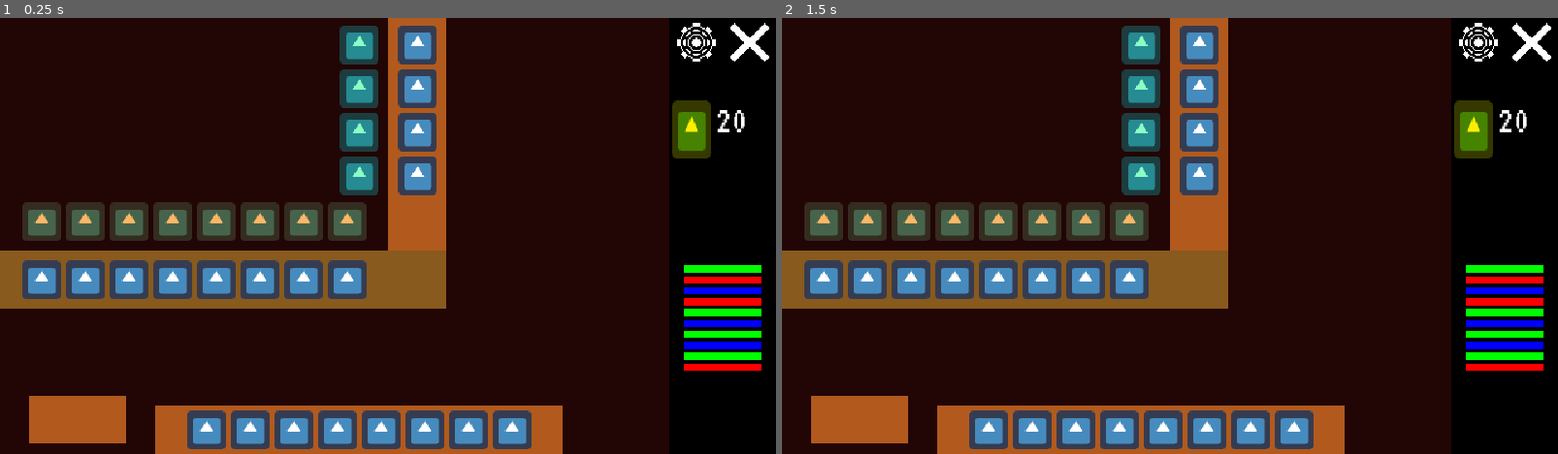
Above: before the commit, frames 1-2 (left to right).
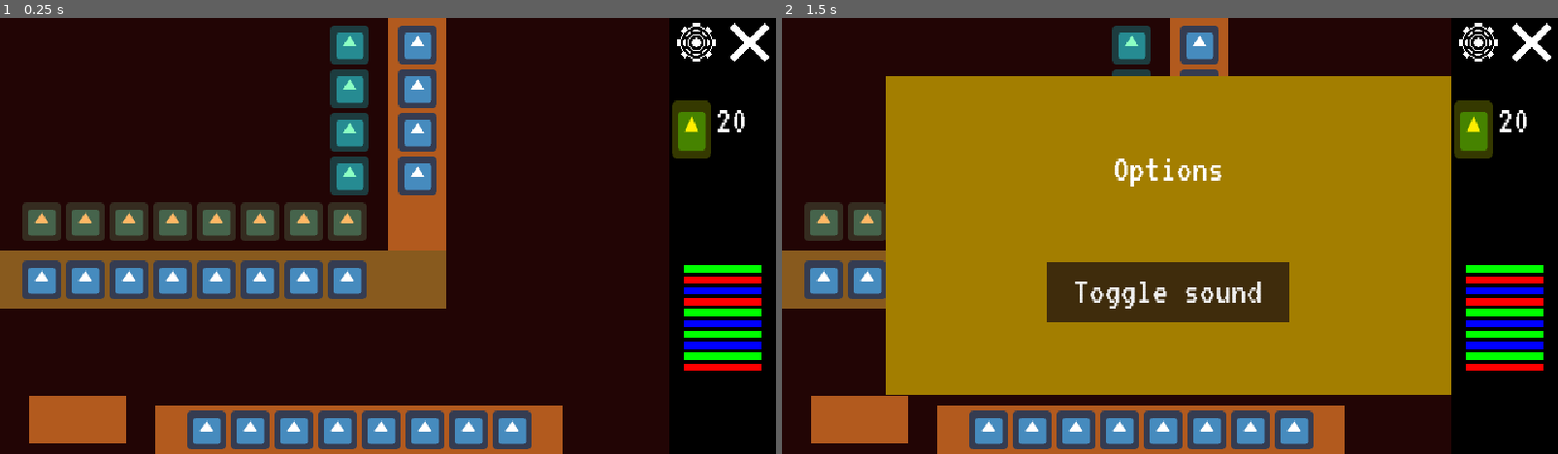
Above: after the commit, the same moments.

Repository: MetRiko/LD-2023-01
Game: Godot game, scene res://Shop/Shop.tscn
The game is run twice, just before and just after one commit, with the same random seed, the same clock (stepped at 60 frames per second) and the same inputs. This scene is started directly instead of the project's main scene. The engine's default icon, where the game draws it, is replaced by a stand-in: a white triangle on a blue panel in a dark square.
Inputs (mouse positions are in pixels of both pictures, inside the frame that each line leads up to):
- Up to frame 1 (0.25 s): no input
- Up to frame 2 (1.5 s): click (1480, 44) at 0.5 s; click (1170, 292) at 1.25 s, where only the run after the commit has a clickable "Toggle sound"

The runs differ from the first frame. In frame 1, 1.5% of the frame differs, in the area x 42-49%, y 1-41%; in frame 2, 54%, in the area x 13-87%, y 1-87%.

Commit message:
Add options and quit game buttons

Diff:
--- /dev/null
+++ b/Shop/ExitGame.gd
@@ -0,0 +1,5 @@
+extends Popup
+
+func _on_exit_pressed():
+	popup()
+	pass # Replace with function body.
--- /dev/null
+++ b/Shop/Options.gd
@@ -0,0 +1,5 @@
+extends Popup
+
+
+func _on_options_pressed():
+	popup()
--- a/Shop/Shop.tscn
+++ b/Shop/Shop.tscn
@@ -6,6 +6,8 @@
 [ext_resource path="res://sprites/settings.png" type="Texture" id=4]
 [ext_resource path="res://Shop/UIJar.gd" type="Script" id=5]
 [ext_resource path="res://Shop/Coins.gd" type="Script" id=6]
+[ext_resource path="res://Shop/ExitGame.gd" type="Script" id=7]
+[ext_resource path="res://Shop/Options.gd" type="Script" id=8]
 
 [sub_resource type="StyleBoxEmpty" id=1]
 
@@ -23,6 +25,24 @@
 Button/styles/hover = SubResource( 3 )
 Button/styles/normal = SubResource( 4 )
 Button/styles/pressed = SubResource( 5 )
+
+[sub_resource type="StyleBoxEmpty" id=7]
+
+[sub_resource type="StyleBoxEmpty" id=8]
+
+[sub_resource type="StyleBoxEmpty" id=9]
+
+[sub_resource type="StyleBoxEmpty" id=10]
+
+[sub_resource type="StyleBoxEmpty" id=11]
+
+[sub_resource type="Theme" id=12]
+Button/fonts/font = ExtResource( 1 )
+Button/styles/disabled = SubResource( 7 )
+Button/styles/focus = SubResource( 8 )
+Button/styles/hover = SubResource( 9 )
+Button/styles/normal = SubResource( 10 )
+Button/styles/pressed = SubResource( 11 )
 
 [node name="Control" type="Control"]
 anchor_right = 1.0
@@ -349,8 +369,8 @@
 
 [node name="SellerContainer" type="HBoxContainer" parent="."]
 modulate = Color( 0.54902, 1, 0.768627, 1 )
-margin_left = 272.0
-margin_right = 320.0
+margin_left = 264.0
+margin_right = 312.0
 margin_bottom = 152.0
 alignment = 1
 
@@ -703,3 +723,121 @@
 margin_left = 80.0
 margin_right = 80.0
 margin_bottom = 87.0
+
+[node name="ExitGame" type="Popup" parent="."]
+margin_left = 85.0
+margin_top = 48.0
+margin_right = 552.0
+margin_bottom = 311.0
+script = ExtResource( 7 )
+
+[node name="ColorRect" type="ColorRect" parent="ExitGame"]
+anchor_right = 1.0
+anchor_bottom = 1.0
+color = Color( 0.643137, 0.498039, 0, 1 )
+
+[node name="VBoxContainer" type="VBoxContainer" parent="ExitGame"]
+anchor_right = 1.0
+anchor_bottom = 1.0
+custom_constants/separation = 60
+
+[node name="Control" type="Control" parent="ExitGame/VBoxContainer"]
+margin_right = 467.0
+
+[node name="Label" type="Label" parent="ExitGame/VBoxContainer"]
+margin_top = 60.0
+margin_right = 467.0
+margin_bottom = 129.0
+custom_fonts/font = ExtResource( 1 )
+text = "Are you sure you want to quit
+ the game?"
+align = 1
+valign = 1
+
+[node name="HBoxContainer" type="HBoxContainer" parent="ExitGame/VBoxContainer"]
+margin_top = 189.0
+margin_right = 467.0
+margin_bottom = 239.0
+custom_constants/separation = 100
+alignment = 1
+
+[node name="Button" type="Button" parent="ExitGame/VBoxContainer/HBoxContainer"]
+margin_left = 83.0
+margin_right = 183.0
+margin_bottom = 50.0
+rect_min_size = Vector2( 100, 50 )
+theme = SubResource( 12 )
+text = "YES"
+
+[node name="ColorRect" type="ColorRect" parent="ExitGame/VBoxContainer/HBoxContainer/Button"]
+show_behind_parent = true
+anchor_right = 1.0
+anchor_bottom = 1.0
+color = Color( 0.25098, 0.176471, 0.0509804, 1 )
+
+[node name="Button2" type="Button" parent="ExitGame/VBoxContainer/HBoxContainer"]
+margin_left = 283.0
+margin_right = 383.0
+margin_bottom = 50.0
+rect_min_size = Vector2( 100, 50 )
+theme = SubResource( 12 )
+text = "NO"
+
+[node name="ColorRect2" type="ColorRect" parent="ExitGame/VBoxContainer/HBoxContainer/Button2"]
+show_behind_parent = true
+anchor_right = 1.0
+anchor_bottom = 1.0
+color = Color( 0.25098, 0.176471, 0.0509804, 1 )
+
+[node name="Options" type="Popup" parent="."]
+margin_left = 85.0
+margin_top = 48.0
+margin_right = 552.0
+margin_bottom = 311.0
+script = ExtResource( 8 )
+
+[node name="ColorRect" type="ColorRect" parent="Options"]
+anchor_right = 1.0
+anchor_bottom = 1.0
+color = Color( 0.643137, 0.498039, 0, 1 )
+
+[node name="VBoxContainer" type="VBoxContainer" parent="Options"]
+anchor_right = 1.0
+anchor_bottom = 1.0
+custom_constants/separation = 60
+
+[node name="Control" type="Control" parent="Options/VBoxContainer"]
+margin_right = 467.0
+
+[node name="Label" type="Label" parent="Options/VBoxContainer"]
+margin_top = 60.0
+margin_right = 467.0
+margin_bottom = 93.0
+custom_fonts/font = ExtResource( 1 )
+text = "Options"
+align = 1
+valign = 1
+
+[node name="HBoxContainer" type="HBoxContainer" parent="Options/VBoxContainer"]
+margin_top = 153.0
+margin_right = 467.0
+margin_bottom = 203.0
+custom_constants/separation = 100
+alignment = 1
+
+[node name="Button" type="Button" parent="Options/VBoxContainer/HBoxContainer"]
+margin_left = 133.0
+margin_right = 333.0
+margin_bottom = 50.0
+rect_min_size = Vector2( 200, 50 )
+theme = SubResource( 12 )
+text = "Toggle sound"
+
+[node name="ColorRect" type="ColorRect" parent="Options/VBoxContainer/HBoxContainer/Button"]
+show_behind_parent = true
+anchor_right = 1.0
+anchor_bottom = 1.0
+color = Color( 0.25098, 0.176471, 0.0509804, 1 )
+
+[connection signal="pressed" from="RightBar/Buttons/HBoxContainer/options" to="Options" method="_on_options_pressed"]
+[connection signal="pressed" from="RightBar/Buttons/HBoxContainer/exit" to="ExitGame" method="_on_exit_pressed"]
Not shown: 1 places in Shop/Shop.tscn that only renumber resources
